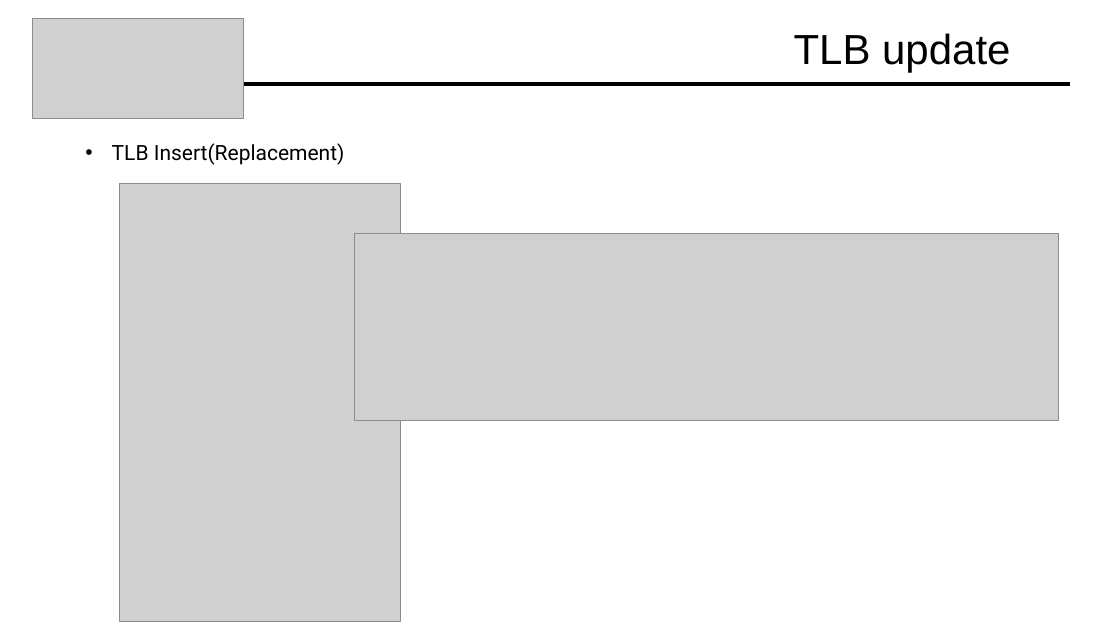
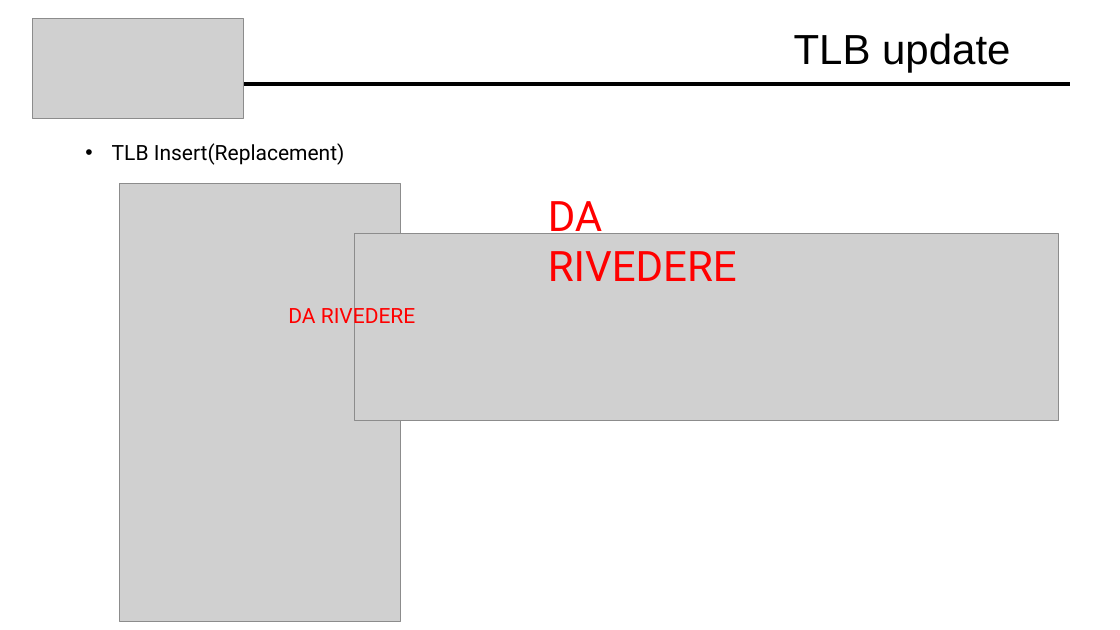
Before and after one commit to Davide619/OS161, a slide deck: slide 43 of Presentazione Progetto OS161.pptx (slide 39 before the commit). Drawn at 1120x630 pixels with LibreOffice and Linux fonts; fonts in the diff are those of the drawing; grey boxes stand for pictures. Boxes give left, top, right and bottom in pixels: in the first picture for what was removed or moved away, otherwise in the second. Text is boxed around its words. In the diff, an @@ line names an element or a change of style, - is before the commit and + after.

```diff
--- a/Presentazione Progetto OS161.pptx
+++ b/Presentazione Progetto OS161.pptx
@@ text added at (x1=548, y1=201, x2=737, y2=281), 36 pt, text #FF0000 @@
+DA RIVEDERE
@@ text added at (x1=288, y1=304, x2=415, y2=330), 18 pt, text #FF0000 @@
+DA RIVEDERE
```
Also in this commit, not shown: 27 other slides changed, 2 slides added, 3 slides removed.
